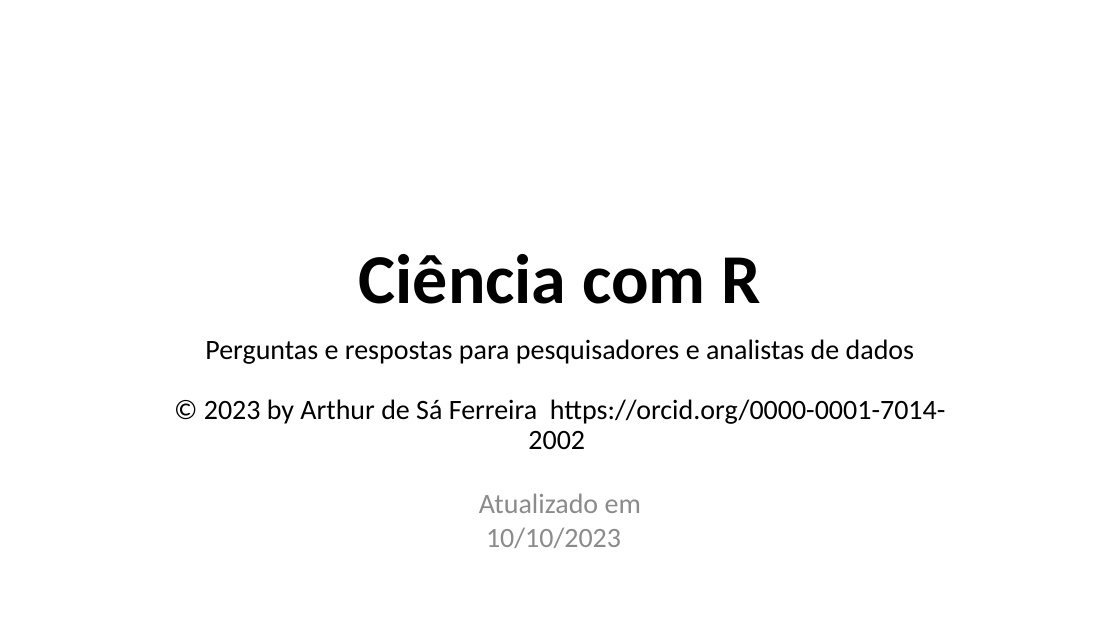
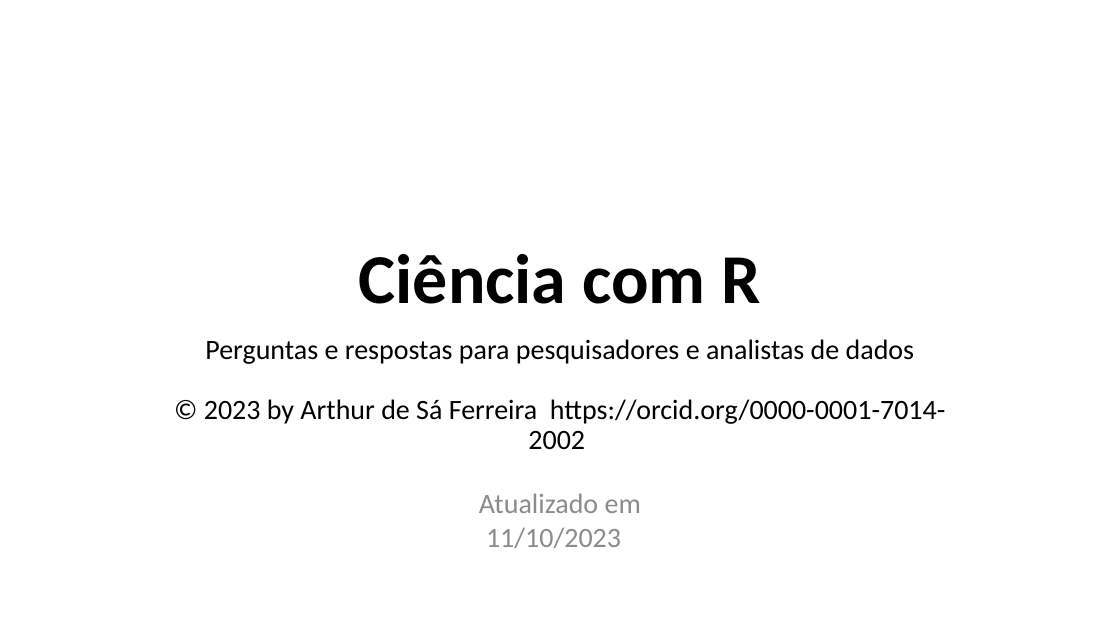
Before and after one commit to FerreiraAS/Ciencia-com-R, a slide deck: slide 1 of docs/Ciencia-com-R.pptx. Drawn at 1120x630 pixels with LibreOffice and Linux fonts; fonts in the diff are those of the drawing. Boxes give left, top, right and bottom in pixels: in the first picture for what was removed or moved away, otherwise in the second. Text is boxed around its words. In the diff, an @@ line names an element or a change of style, - is before the commit and + after.

```diff
--- a/docs/Ciencia-com-R.pptx
+++ b/docs/Ciencia-com-R.pptx
@@ text at box(479, 493, 641, 548): text changed @@
-Atualizado em 10/10/2023
+Atualizado em 11/10/2023
```
Also in this commit, not shown: 11 other files.
